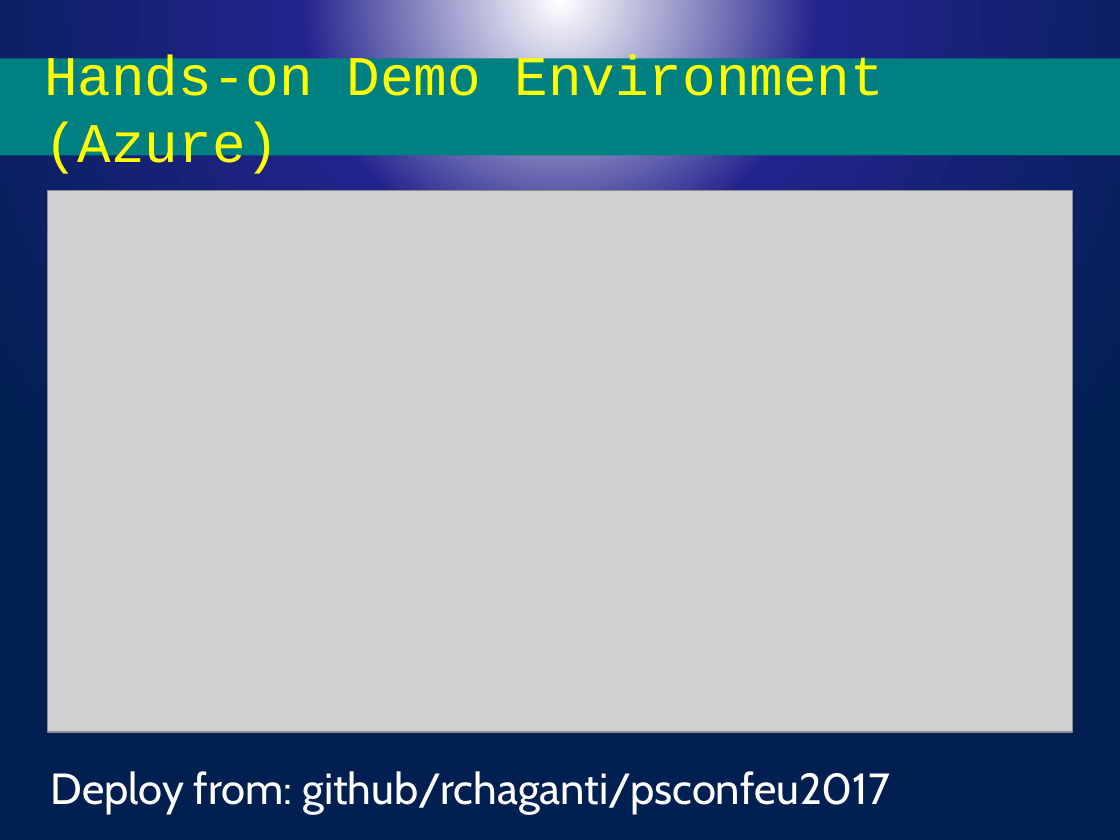
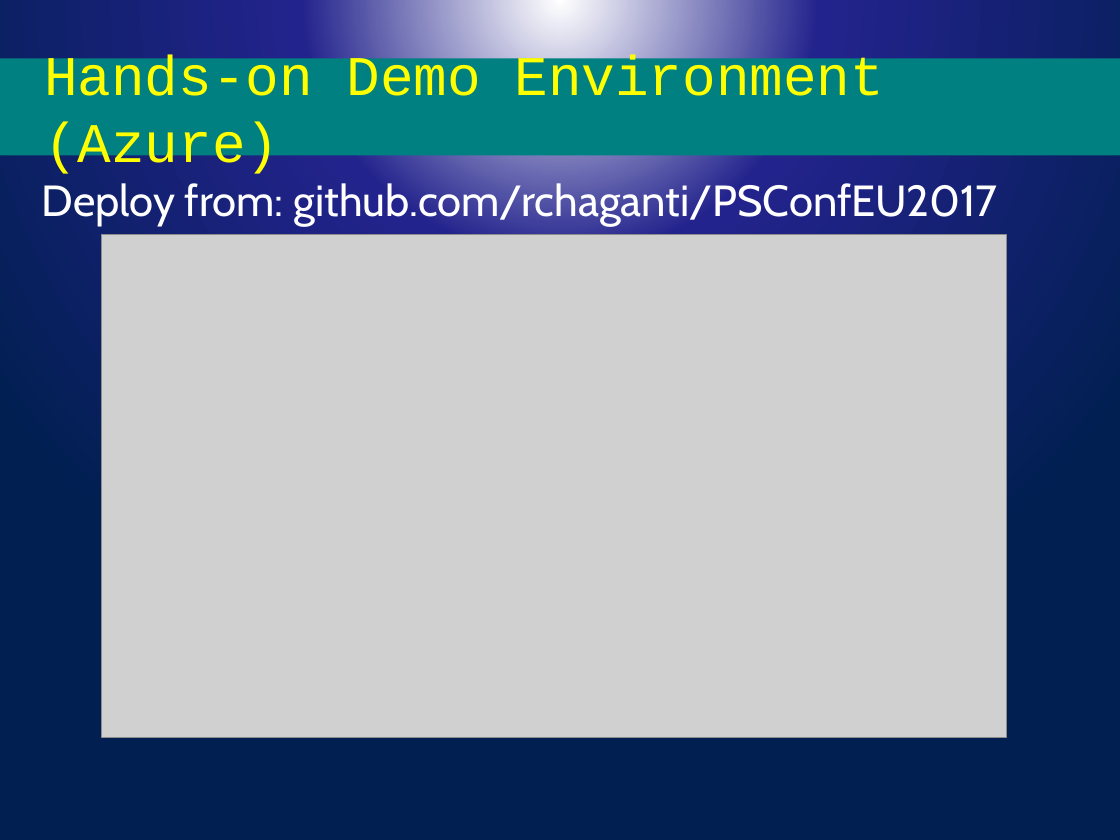
Before and after one commit to rchaganti/PSConfEU2017, a slide deck: slide 5 of WS1-DSCOverview/Slides.pptx (slide 4 before the commit). Drawn at 1120x840 pixels with LibreOffice and Linux fonts; fonts in the diff are those of the drawing; grey boxes stand for pictures; background and template pictures are left out. Boxes give left, top, right and bottom in pixels: in the first picture for what was removed or moved away, otherwise in the second. Text is boxed around its words. In the diff, an @@ line names an element or a change of style, - is before the commit and + after.

```diff
--- a/WS1-DSCOverview/Slides.pptx
+++ b/WS1-DSCOverview/Slides.pptx
@@ text at (42,180,998,227): text changed @@
-Deploy from: github/rchaganti/psconfeu2017
+Deploy from: github.com/rchaganti/PSConfEU2017
@@ picture: place and size @@
-picture at (47,190,1072,731)
+picture at (102,235,1007,738)
```
Also in this commit, not shown: 6 other slides changed, 3 slides added, 1 slide removed, 1 other file.
